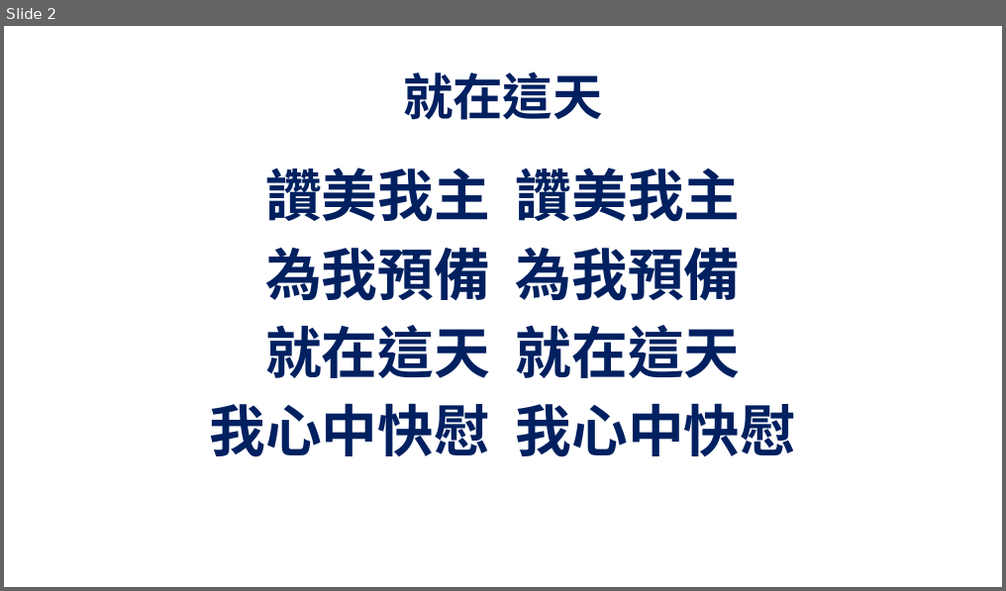
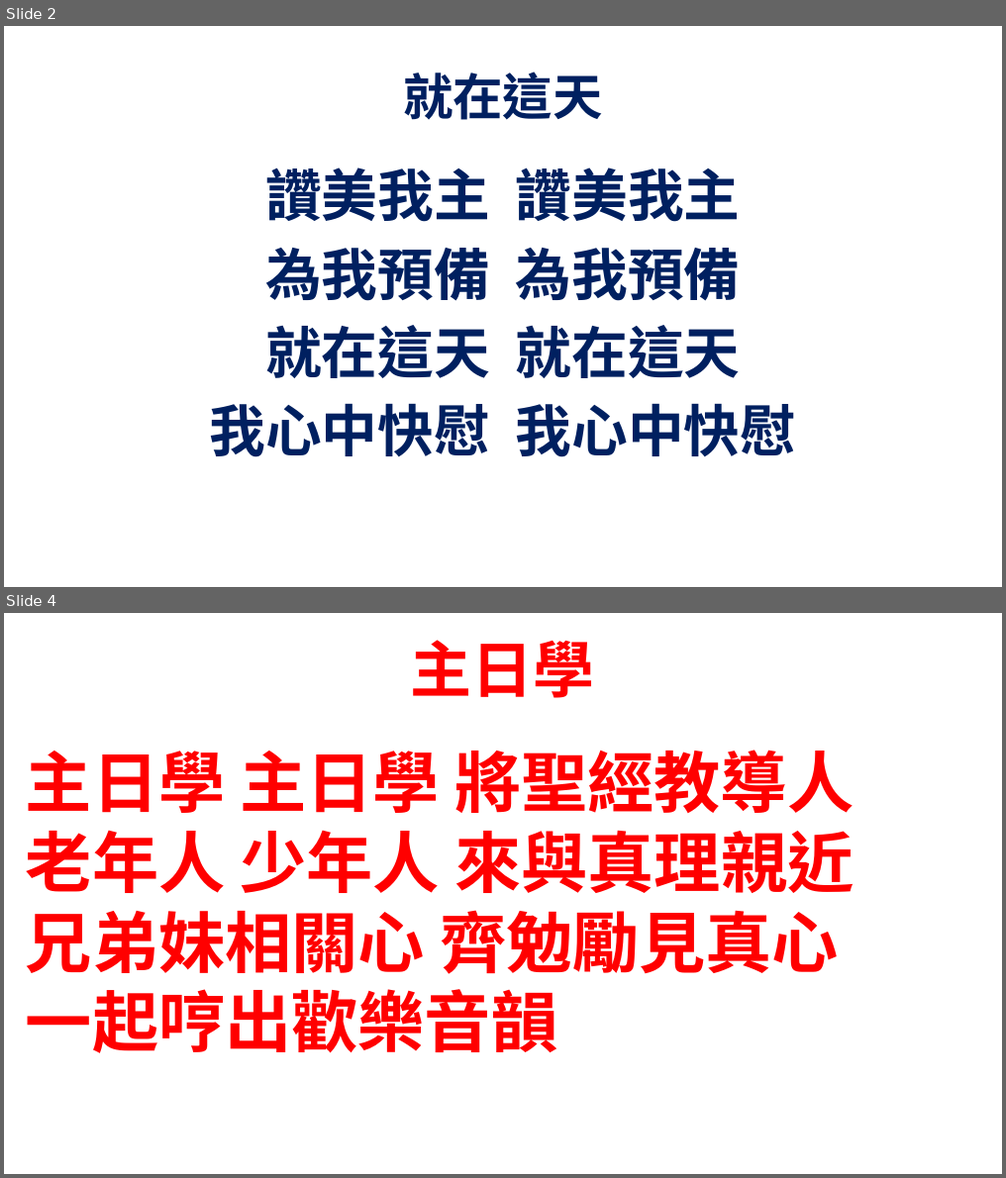
Before and after one commit to batisuoc/bible-school, a slide deck: 2020/3月.pptx. Shown one above the other, each under a label of ours: slide 2 before the commit, slides 2 and 4 after it; the slides between them are not shown. The pictures are 1006x591 and 1006x1178 pixels, drawn with LibreOffice and Linux fonts; fonts in the diff are those of the drawing; background and template pictures are left out. Boxes give left, top, right and bottom in pixels: in the first picture for what was removed or moved away, otherwise in the second. Text is boxed around its words. In the diff, an @@ line names an element or a change of style, - is before the commit and + after.

```diff
--- a/2020/3月.pptx
+++ b/2020/3月.pptx
@@ slide 4 added at (4, 613, 1002, 1174), background picture (left out) @@
@@ text added at (411, 640, 595, 698), 59 pt, text #FF0000, bold @@
+主日學
@@ text added at (26, 750, 853, 1054), 64 pt, text #FF0000, bold @@
+主日學 主日學 將聖經教導人
+老年人 少年人 來與真理親近
+兄弟妹相關心 齊勉勵見真心
+一起哼出歡樂音韻
```
Also in this commit, not shown: 1 slide changed, 2 other slides added, 7 other files.
